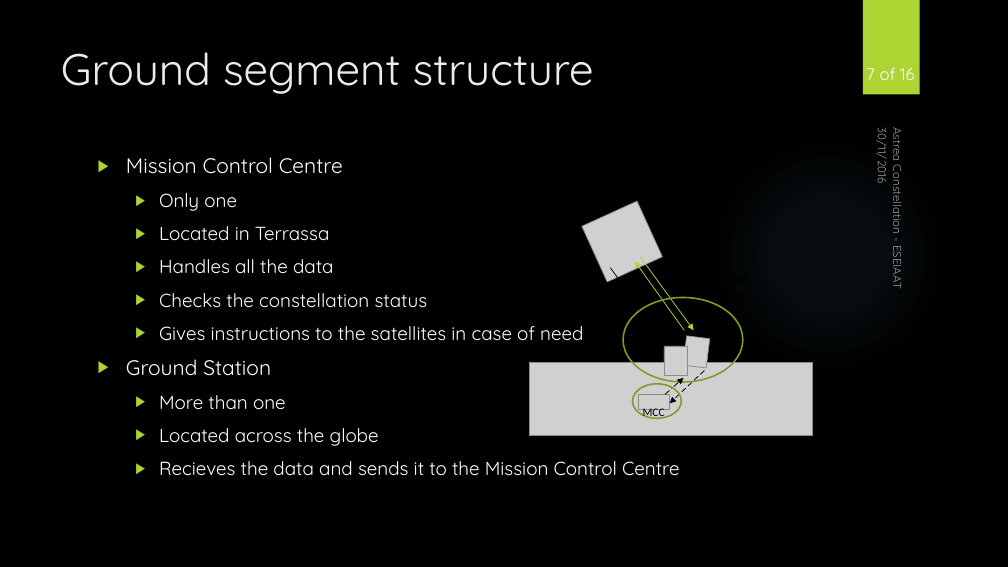
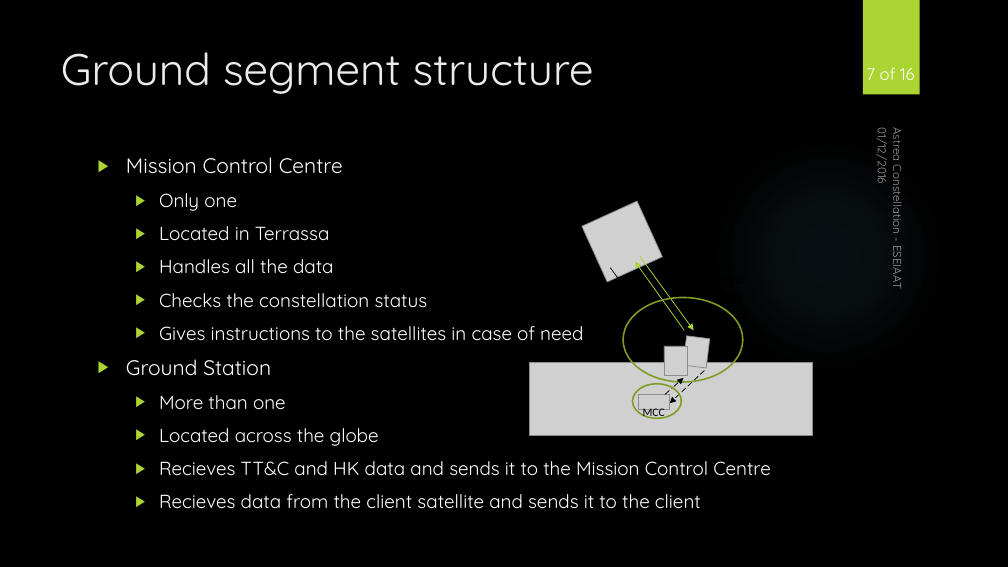
Before and after one commit to EvaMariaUrbano/Communications, a slide deck: slide 7 of Presentación Josep Maria/Presentation Josep Maria.pptx. Drawn at 1008x567 pixels with LibreOffice and Linux fonts; fonts in the diff are those of the drawing; grey boxes stand for pictures; background and template pictures are left out. Boxes give left, top, right and bottom in pixels: in the first picture for what was removed or moved away, otherwise in the second. Text is boxed around its words. In the diff, an @@ line names an element or a change of style, - is before the commit and + after.

```diff
--- a/Presentación Josep Maria/Presentation Josep Maria.pptx
+++ b/Presentación Josep Maria/Presentation Josep Maria.pptx
@@ text at bbox=[874, 132, 891, 183]: text changed @@
-30/11/2016
+01/12/2016
@@ text at bbox=[159, 461, 771, 509]: text changed @@
-  ▶ Recieves the data and sends it to the Mission Control Centre
+  ▶ Recieves TT&C and HK data and sends it to the Mission Control Centre
+  ▶ Recieves data from the client satellite and sends it to the client
```
Also in this commit, not shown: 14 other slides changed, 2 other files.
